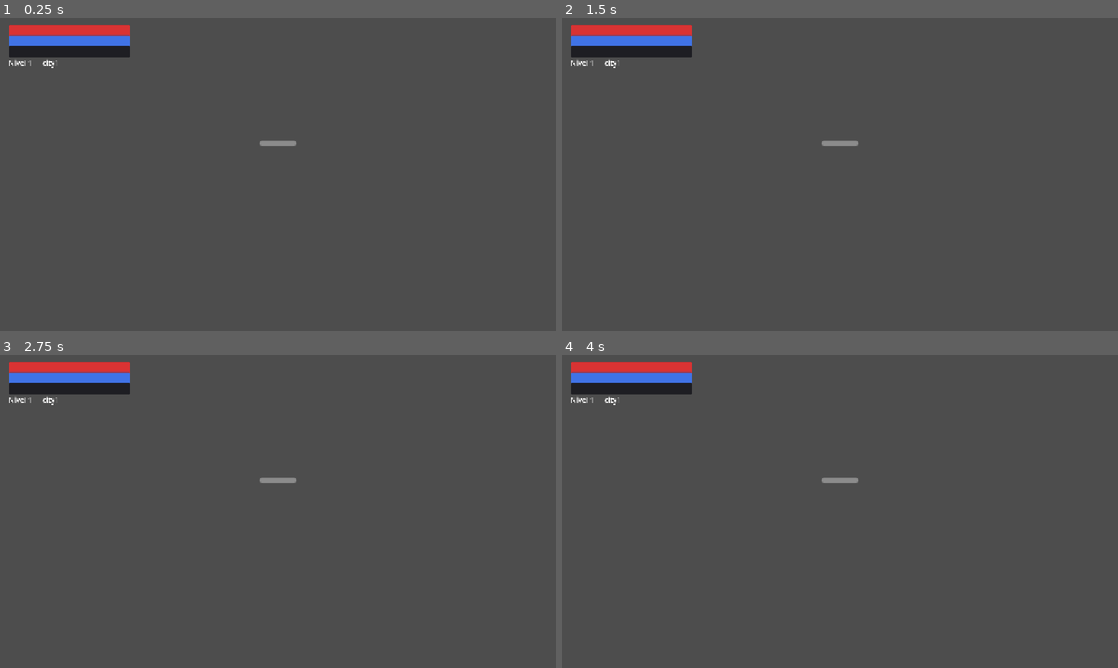
Above: before the commit, frames 1-4 (two rows, left to right).
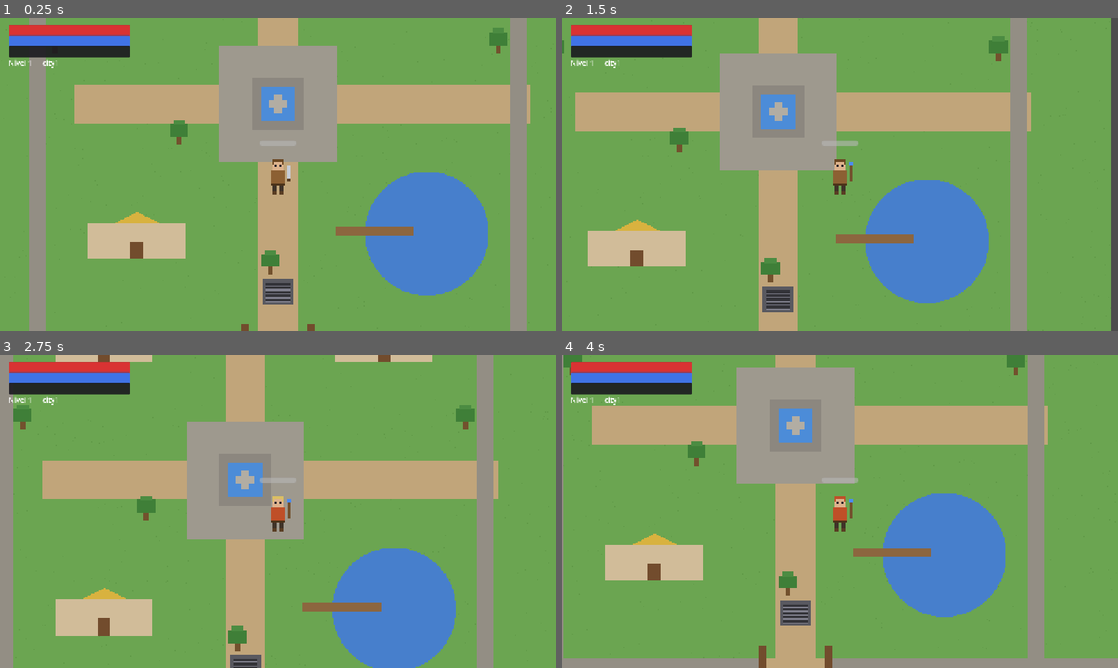
Above: after the commit, the same moments.

Repository: arielmarinho/grimstone
Game: Godot game, scene res://scenes/main.tscn
Two runs of this game, one before a commit and one after it. Both use one fixed random seed, a clock stepped at 60 frames per second and the inputs below.
Inputs (mouse positions are in pixels of both pictures, inside the frame that each line leads up to):
- Up to frame 1 (0.25 s): no input
- Up to frame 2 (1.5 s): tap Enter at 0.5 s; move the mouse to (962, 158) at 0.52 s; tap 1 at 0.6 s; click (962, 158) at 0.67 s; tap 4 at 0.8, 1.35 s; move the mouse to (728, 190) at 1.27 s; click (728, 190) at 1.42 s
- Up to frame 3 (2.75 s): tap T at 1.55, 2.1 s; move the mouse to (333, 442) at 2.02 s; click (333, 442) at 2.17 s; tap Y at 2.3 s
- Up to frame 4 (4 s): move the mouse to (812, 574) at 2.77 s; tap Y at 2.85 s; click (812, 574) at 2.92 s; tap 1 at 3.05, 3.6 s; move the mouse to (1006, 558) at 3.52 s; click (1006, 558) at 3.67 s; tap 4 at 3.8 s

The runs differ from the first frame. In frame 1, 98% of the frame differs, in the area x 0-100%, y 0-100%; in frame 2, 96%; in frame 3, 98%; in frame 4, 98%.
Error before the commit: Parse Error: Cannot infer the type of "bob" variable because the value doesn't have a set type. (res://scripts/autoload/tex_helper.gd:104)

Commit message:
Player com classes Rucoy: 4 armas (1-4), customização (T/Y), projéteis, painel de roupas no HUD

Diff:
--- a/game/scripts/autoload/tex_helper.gd
+++ b/game/scripts/autoload/tex_helper.gd
@@ -1,6 +1,7 @@
 class_name TexHelper
 extends Object
 ## TexHelper — carrega sprite real do disco (PNG ou .b64); se nao existir, gera arte procedural
+## Suporta weapon/hair/tunic para o sistema de classes estilo Rucoy
 
 static func load_sheet(path: String, frame_count: int = 4) -> Array[Texture2D]:
 	var img := _load_image(path)
@@ -12,6 +13,17 @@
 			out.append(ImageTexture.create_from_image(fr))
 		return out
 	return _procedural(path)
+
+static func load_sheet_custom(path: String, weapon: String, hair: String, tunic: String) -> Array[Texture2D]:
+	var img := _load_image(path)
+	if img != null:
+		var out: Array[Texture2D] = []
+		var fw = img.get_width() / 4
+		for i in range(4):
+			var fr = img.get_region(Rect2i(i * fw, 0, fw, img.get_height()))
+			out.append(ImageTexture.create_from_image(fr))
+		return out
+	return _procedural(path, weapon, hair, tunic)
 
 static func _load_image(path: String) -> Image:
 	var img = Image.load_from_file(ProjectSettings.globalize_path(path))
@@ -30,7 +42,7 @@
 		return null
 	return dec
 
-static func _procedural(path: String) -> Array[Texture2D]:
+static func _procedural(path: String, weapon: String = "sword", hair: String = "castanho", tunic: String = "castanho") -> Array[Texture2D]:
 	var frames: Array[Texture2D] = []
 	var is_rat := "rat" in path
 	var is_attack := "attack" in path
@@ -42,12 +54,12 @@
 		if is_rat:
 			_draw_rat(img, f, is_attack, is_death, is_walk)
 		else:
-			_draw_knight(img, f, is_attack, is_death, is_walk)
+			_draw_knight(img, f, is_attack, is_death, is_walk, weapon, hair, tunic)
 		frames.append(ImageTexture.create_from_image(img))
 	return frames
 
-# ---------- KNIGHT (cabelo castanho, tunica marrom, espada) ----------
-static func _draw_knight(img: Image, f: int, is_attack: bool, is_death: bool, is_walk: bool) -> void:
+# ---------- KNIGHT (cabelo castanho, tunica marrom, espada — cores customizaveis) ----------
+static func _draw_knight(img: Image, f: int, is_attack: bool, is_death: bool, is_walk: bool, weapon: String = "sword", hair_color: String = "castanho", tunic_color: String = "castanho") -> void:
 	var cx := 48
 	var bob := 0
 	var leg_l := 0
@@ -59,8 +71,12 @@
 	elif not is_attack and not is_death:
 		bob = [0, 1, 1, 0][f]
 	var hair := Color(0.42, 0.28, 0.14)
+	if hair_color != "castanho" and Equips.CLOTHES_COLORS.has(hair_color):
+		hair = Equips.CLOTHES_COLORS[hair_color]
 	var skin := Color(0.87, 0.7, 0.55)
 	var tunic := Color(0.55, 0.38, 0.2)
+	if tunic_color != "castanho" and Equips.CLOTHES_COLORS.has(tunic_color):
+		tunic = Equips.CLOTHES_COLORS[tunic_color]
 	var belt := Color(0.3, 0.2, 0.1)
 	var pants := Color(0.25, 0.2, 0.16)
 	var boots := Color(0.35, 0.24, 0.14)
@@ -84,15 +100,11 @@
 	_draw_rect(img, cx - 5, 32 + bob, 3, 3, Color(0.1, 0.1, 0.15))
 	_draw_rect(img, cx + 2, 32 + bob, 3, 3, Color(0.1, 0.1, 0.15))
 	var sy := 34 + bob
-	if is_attack:
-		if f <= 1:
-			_draw_rect(img, cx + 12, sy - 8, 4, 16, steel)
-		else:
-			_draw_rect(img, cx + 10, sy + 4, 14, 4, steel)
-			_draw_rect(img, cx + 6, sy + 2, 6, 8, Color(0.9, 0.92, 0.95, 0.6))
+	if Equips.WEAPONS.has(weapon):
+		Equips.draw_weapon(img, weapon, cx, sy, f, is_attack)
 	else:
 		_draw_rect(img, cx + 14, sy, 4, 22, steel)
-	_draw_rect(img, cx + 13, sy + 20, 6, 3, belt)
+		_draw_rect(img, cx + 13, sy + 20, 6, 3, belt)
 
 # ---------- RATO (marrom, olhos vermelhos, orelhas rosas) ----------
 static func _draw_rat(img: Image, f: int, is_attack: bool, is_death: bool, is_walk: bool) -> void:
@@ -101,7 +113,7 @@
 	var fur2 := Color(0.55, 0.42, 0.25)
 	var ear := Color(0.85, 0.62, 0.65)
 	var eye := Color(0.9, 0.12, 0.12)
-	var bob := [0, 1, 0, 1][f]
+	var bob: int = [0, 1, 0, 1][f]
 	if is_death:
 		_draw_rect(img, cx - 18, 82, 36, 6, fur)
 		_draw_rect(img, cx + 16, 80, 10, 4, ear)
--- a/game/scripts/entities/player.gd
+++ b/game/scripts/entities/player.gd
@@ -1,5 +1,6 @@
 extends CharacterBody2D
-## Player — clique/tap para mover, 4 direções, animações
+## Player — clique para andar, classes estilo Rucoy (arma define classe),
+## troca de arma com teclas 1-4, customização cabelo (Y) e túnica (T)
 
 const SPEED = 140.0
 
@@ -12,9 +13,9 @@
 var facing: String = "down"
 var attack_cooldown: float = 0.0
 
-func _ready() -> void:
-	target = global_position
-	_build_frames()
+var weapon: String = "sword"
+var hair_color: String = "castanho"
+var tunic_color: String = "castanho"
 
 const ANIMS = {
 	"idle": "res://assets/sprites/animation/player/knight/idle/down/knight_idle_down_base.png",
@@ -23,11 +24,15 @@
 	"death": "res://assets/sprites/animation/player/knight/death/down/knight_death_down_base.png",
 }
 
+func _ready() -> void:
+	target = global_position
+	_build_frames()
+
 func _build_frames() -> void:
 	var sf = SpriteFrames.new()
 	sf.remove_animation("default")
 	for anim in ANIMS:
-		var texs = TexHelper.load_sheet(ANIMS[anim])
+		var texs = TexHelper.load_sheet_custom(ANIMS[anim], weapon, hair_color, tunic_color)
 		if texs.is_empty():
 			continue
 		sf.add_animation(anim)
@@ -41,6 +46,27 @@
 
 func _unhandled_input(event: InputEvent) -> void:
 	if dead:
+		return
+	if event is InputEventKey and event.pressed and not event.echo:
+		var weapons = ["sword", "axe", "bow", "staff"]
+		if event.keycode >= KEY_1 and event.keycode <= KEY_4:
+			var idx = event.keycode - KEY_1
+			if idx < weapons.size() and weapons[idx] != weapon:
+				weapon = weapons[idx]
+				_build_frames()
+				print("arma: ", Equips.WEAPONS[weapon]["nome"], " (", Equips.WEAPONS[weapon]["classe"], ")")
+		if event.keycode == KEY_T:
+			var cores = Equips.CLOTHES_COLORS.keys()
+			var i = cores.find(tunic_color)
+			tunic_color = cores[(i + 1) % cores.size()]
+			_build_frames()
+			print("tunica: ", tunic_color)
+		if event.keycode == KEY_Y:
+			var cores = Equips.CLOTHES_COLORS.keys()
+			var i = cores.find(hair_color)
+			hair_color = cores[(i + 1) % cores.size()]
+			_build_frames()
+			print("cabelo: ", hair_color)
 		return
 	if event is InputEventMouseButton and event.pressed and event.button_index == MOUSE_BUTTON_LEFT:
 		var world_pos = get_global_mouse_position()
@@ -62,6 +88,7 @@
 			attacking = false
 		return
 
+	var w = Equips.WEAPONS[weapon]
 	var dist = global_position.distance_to(target)
 	if moving and dist > 6.0:
 		var dir = (target - global_position).normalized()
@@ -69,20 +96,20 @@
 		move_and_slide()
 		_update_facing(dir)
 		_play("walk")
-		var mob = _mob_in_range()
+		var mob = _mob_in_range(w["alcance"])
 		if mob and attack_cooldown <= 0.0:
 			_attack(mob)
 	else:
 		moving = false
 		velocity = Vector2.ZERO
 		_play("idle")
-		var mob = _mob_in_range()
+		var mob = _mob_in_range(w["alcance"])
 		if mob and attack_cooldown <= 0.0:
 			_attack(mob)
 
-func _mob_in_range():
+func _mob_in_range(max_d: float):
 	var best = null
-	var best_d = 60.0
+	var best_d = max_d
 	for mob in get_tree().get_nodes_in_group("mobs"):
 		if mob.dead:
 			continue
@@ -103,22 +130,44 @@
 		sprite.play(anim)
 
 func _attack(mob) -> void:
+	var w = Equips.WEAPONS[weapon]
 	_update_facing(mob.global_position - global_position)
 	attacking = true
-	attack_cooldown = 0.8
+	attack_cooldown = w["cooldown"]
 	_play("attack")
-	await get_tree().create_timer(0.3).timeout
-	if not dead and is_instance_valid(mob) and not mob.dead:
-		mob.take_damage(15)
-		GameManager.add_skill_xp("espada", 4)
-		print("dano no rato")
+	var dano: int = w["dano"] + randi() % 5 - 2
+	if w["tipo"] == "melee":
+		await get_tree().create_timer(0.3).timeout
+		if not dead and is_instance_valid(mob) and not mob.dead:
+			GameManager.add_skill_xp(w["skill"], 4)
+			mob.take_damage(dano)
+			_spawn_damage_number(mob.global_position, dano)
+	else:
+		await get_tree().create_timer(0.25).timeout
+		if dead:
+			return
+		var proj = preload("res://scripts/entities/projectile.gd").new()
+		proj.setup(global_position, mob.global_position, dano, "bow" if weapon == "bow" else "staff")
+		get_parent().add_child(proj)
+		GameManager.add_skill_xp(w["skill"], 4)
+
+func _spawn_damage_number(pos: Vector2, amount: int) -> void:
+	var lbl = Label.new()
+	lbl.text = str(amount)
+	lbl.position = pos + Vector2(-8, -50)
+	lbl.add_theme_font_size_override("font_size", 18)
+	lbl.add_theme_color_override("font_color", Color(1.0, 0.9, 0.3))
+	get_parent().add_child(lbl)
+	var tw = lbl.create_tween()
+	tw.tween_property(lbl, "position:y", lbl.position.y - 30, 0.6)
+	tw.parallel().tween_property(lbl, "modulate:a", 0.0, 0.6)
+	tw.tween_callback(lbl.queue_free)
 
 func take_damage(amount: int) -> void:
 	if dead:
 		return
 	GameManager.hp = max(0, GameManager.hp - amount)
 	GameManager.add_skill_xp("defesa", 2)
-	print("player tomou dano: ", amount, " hp=", GameManager.hp)
 	if GameManager.hp <= 0:
 		die()
 
